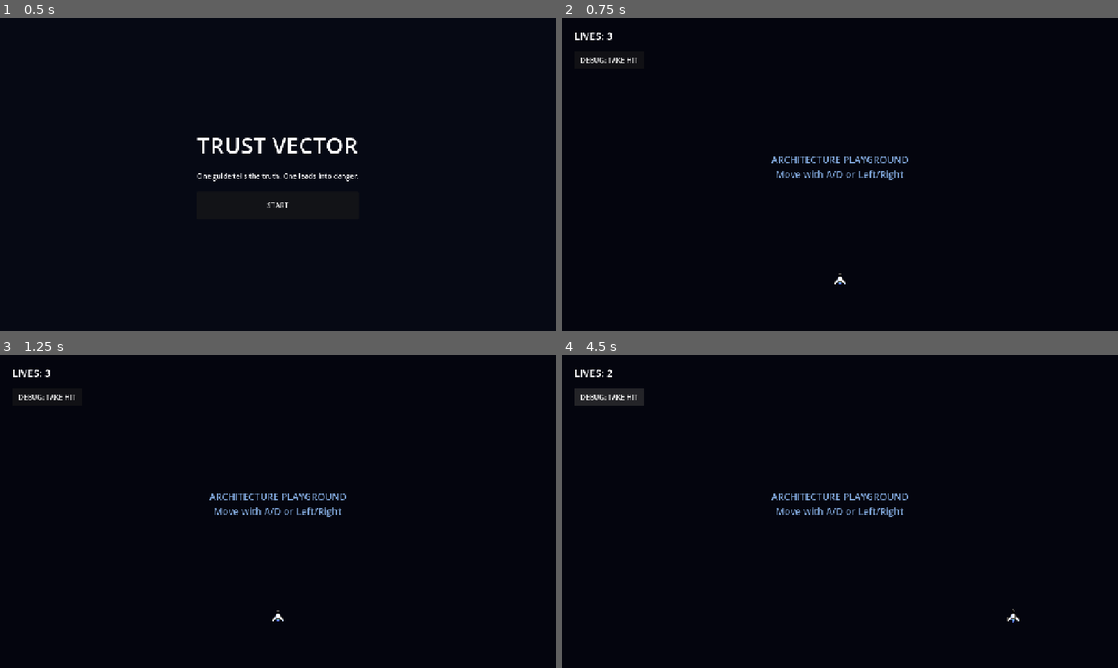
Above: before the commit, frames 1-4 (two rows, left to right).
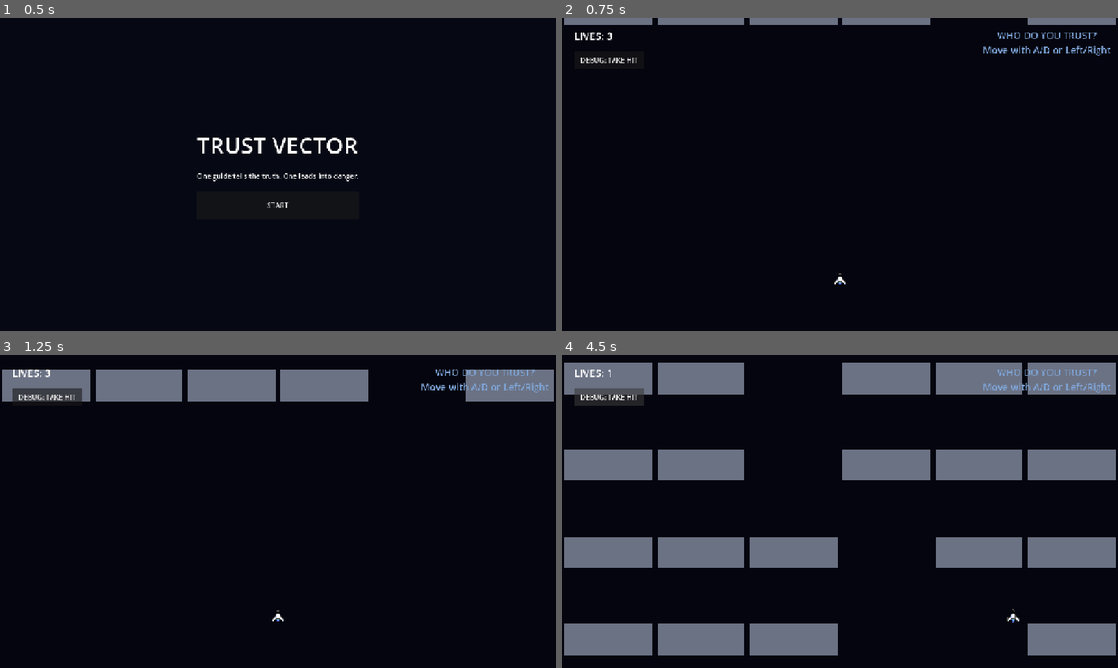
Above: after the commit, the same moments.

Repository: SkylaneGames/brackeys-2026-2
Game: Godot game, scene res://scenes/ui/title_screen.tscn
Same seed, same stepped clock (60 frames per second), same inputs: the game is played once before the commit and once after it.
Inputs:
- Up to frame 1 (0.5 s): no input
- Up to frame 2 (0.75 s): click "START" at 0.5 s
- Up to frame 3 (1.25 s): no input
- Up to frame 4 (4.5 s): click "DEBUG: TAKE HIT" at 1.25 s; hold D (move_right) 2.03-2.78 s; hold A (move_left) 2.78-3.53 s; hold D (move_right) from 3.53 s (still down)

Frame 1 is identical in both runs. In frame 2, 2.7% of the frame differs, in the area x 0-100%, y 0-52%; in frame 3, 8.6%; in frame 4, 30%, in the area x 0-100%, y 2-96%.

Commit message:
Basic asteroids

Diff:
--- /dev/null
+++ b/src/scenes/asteroids/asteroid.tscn
@@ -0,0 +1,18 @@
+[gd_scene format=3 uid="uid://co1ifmdmpkc6m"]
+
+[ext_resource type="Script" uid="uid://rt4s3nyucclk" path="res://scripts/asteroids/asteroid.gd" id="1_asteroid"]
+
+[sub_resource type="RectangleShape2D" id="RectangleShape2D_asteroid"]
+size = Vector2(112, 72)
+
+[node name="Asteroid" type="Area2D" unique_id=842648169]
+collision_layer = 2
+input_pickable = false
+script = ExtResource("1_asteroid")
+
+[node name="Box" type="Polygon2D" parent="." unique_id=185559610]
+color = Color(0.42, 0.45, 0.52, 1)
+polygon = PackedVector2Array(-56, -36, 56, -36, 56, 36, -56, 36)
+
+[node name="CollisionShape2D" type="CollisionShape2D" parent="." unique_id=908428376]
+shape = SubResource("RectangleShape2D_asteroid")
--- a/src/scenes/levels/asteroid_level.tscn
+++ b/src/scenes/levels/asteroid_level.tscn
@@ -2,9 +2,12 @@
 
 [ext_resource type="Script" uid="uid://xnnmojxqbril" path="res://scripts/levels/asteroid_level.gd" id="1"]
 [ext_resource type="PackedScene" uid="uid://4tafg0sl2ysx" path="res://scenes/player/player.tscn" id="2"]
+[ext_resource type="PackedScene" uid="uid://co1ifmdmpkc6m" path="res://scenes/asteroids/asteroid.tscn" id="3"]
 
 [node name="AsteroidLevel" type="Node2D" unique_id=2096419723]
 script = ExtResource("1")
+asteroid_scene = ExtResource("3")
+row_spacing = 200.0
 player_scene = ExtResource("2")
 
 [node name="Background" type="ColorRect" parent="." unique_id=713196841]
@@ -17,14 +20,19 @@
 unique_name_in_owner = true
 position = Vector2(640, 600)
 
+[node name="Asteroids" type="Node2D" parent="." unique_id=97253145]
+
+[node name="AsteroidSpawnTimer" type="Timer" parent="." unique_id=1113731076]
+unique_name_in_owner = true
+
 [node name="Placeholder" type="Label" parent="." unique_id=2041245781]
-offset_left = 385.0
-offset_top = 310.0
-offset_right = 895.0
-offset_bottom = 390.0
+offset_left = 963.0
+offset_top = 24.0
+offset_right = 1270.0
+offset_bottom = 94.0
 theme_override_colors/font_color = Color(0.5, 0.65, 0.85, 1)
 theme_override_font_sizes/font_size = 22
-text = "ARCHITECTURE PLAYGROUND
+text = "WHO DO YOU TRUST?
 Move with A/D or Left/Right"
 horizontal_alignment = 1
 
--- /dev/null
+++ b/src/scripts/asteroids/asteroid.gd
@@ -0,0 +1,21 @@
+class_name Asteroid
+extends Area2D
+
+@export var fall_speed := 180.0
+@export var despawn_y := 780.0
+
+
+func _ready() -> void:
+	body_entered.connect(_on_body_entered)
+
+
+func _physics_process(delta: float) -> void:
+	position.y += fall_speed * delta
+	if global_position.y > despawn_y:
+		queue_free()
+
+
+func _on_body_entered(body: Node2D) -> void:
+	if body is Player:
+		body.take_hit()
+		queue_free()
--- a/src/scripts/levels/asteroid_level.gd
+++ b/src/scripts/levels/asteroid_level.gd
@@ -1,7 +1,18 @@
 extends Level
+
+const LANE_OFFSETS: Array[int] = [-1, 0, 1]
+
+@export var asteroid_scene: PackedScene
+@export_range(5, 7) var lane_count := 6
+@export_range(1.0, 1000.0) var asteroid_fall_speed := 180.0
+@export_range(80.0, 400.0) var row_spacing := 150.0
 
 @onready var lives_label: Label = %LivesLabel
 @onready var pause_menu: Control = %PauseMenu
+@onready var spawn_timer: Timer = %AsteroidSpawnTimer
+@onready var asteroids: Node2D = $Asteroids
+
+var safe_lane := 0
 
 
 func _ready() -> void:
@@ -9,6 +20,28 @@
 	player.lives_changed.connect(_on_lives_changed)
 	_on_lives_changed(player.lives)
 	GameManager.state_changed.connect(_on_game_state_changed)
+	safe_lane = floori(lane_count / 2.0)
+	spawn_timer.wait_time = row_spacing / asteroid_fall_speed
+	spawn_timer.timeout.connect(_spawn_asteroid_row)
+	spawn_timer.start()
+	_spawn_asteroid_row()
+
+
+func _spawn_asteroid_row() -> void:
+	if asteroid_scene == null:
+		push_error("Asteroid Level requires an asteroid scene.")
+		return
+	var lane_offset: int = LANE_OFFSETS.pick_random()
+	safe_lane = clampi(safe_lane + lane_offset, 0, lane_count - 1)
+	var lane_width := 1280.0 / lane_count
+	for lane in lane_count:
+		if lane == safe_lane:
+			continue
+		var asteroid := asteroid_scene.instantiate() as Asteroid
+		asteroid.position = Vector2((lane + 0.5) * lane_width, -50.0)
+		asteroid.scale.x = (lane_width - 12.0) / 112.0
+		asteroid.fall_speed = asteroid_fall_speed
+		asteroids.add_child(asteroid)
 
 
 func _on_lives_changed(lives: int) -> void:
--- a/src/scripts/player/player.gd
+++ b/src/scripts/player/player.gd
@@ -6,8 +6,10 @@
 
 @export_range(1, 10) var starting_lives := 3
 @export var move_speed := 420.0
+@export var invulnerability_duration := 1.5
 
 var lives: int
+var invulnerability_left := 0.0
 
 
 func _ready() -> void:
@@ -15,7 +17,8 @@
 	lives_changed.emit(lives)
 
 
-func _physics_process(_delta: float) -> void:
+func _physics_process(delta: float) -> void:
+	_update_invulnerability(delta)
 	var direction := Input.get_axis("move_left", "move_right")
 	velocity = Vector2(direction * move_speed, 0.0)
 	move_and_slide()
@@ -23,9 +26,20 @@
 
 
 func take_hit() -> void:
-	if lives <= 0:
+	if lives <= 0 or invulnerability_left > 0.0:
 		return
 	lives -= 1
+	invulnerability_left = invulnerability_duration
 	lives_changed.emit(lives)
 	if lives == 0:
 		died.emit()
+
+
+func _update_invulnerability(delta: float) -> void:
+	if invulnerability_left <= 0.0:
+		return
+	invulnerability_left = maxf(invulnerability_left - delta, 0.0)
+	# Fancy blink to show how much invulnerability is left.
+	modulate.a = 0.35 if int(invulnerability_left * 10.0) % 2 == 0 else 1.0
+	if invulnerability_left == 0.0:
+		modulate.a = 1.0
Not shown, added: src/scripts/asteroids/asteroid.gd.uid
